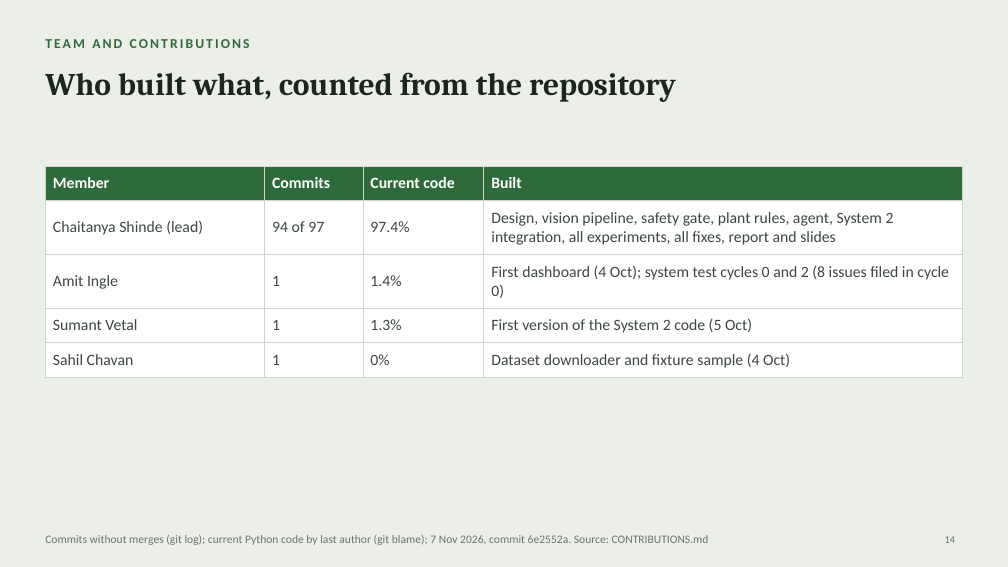
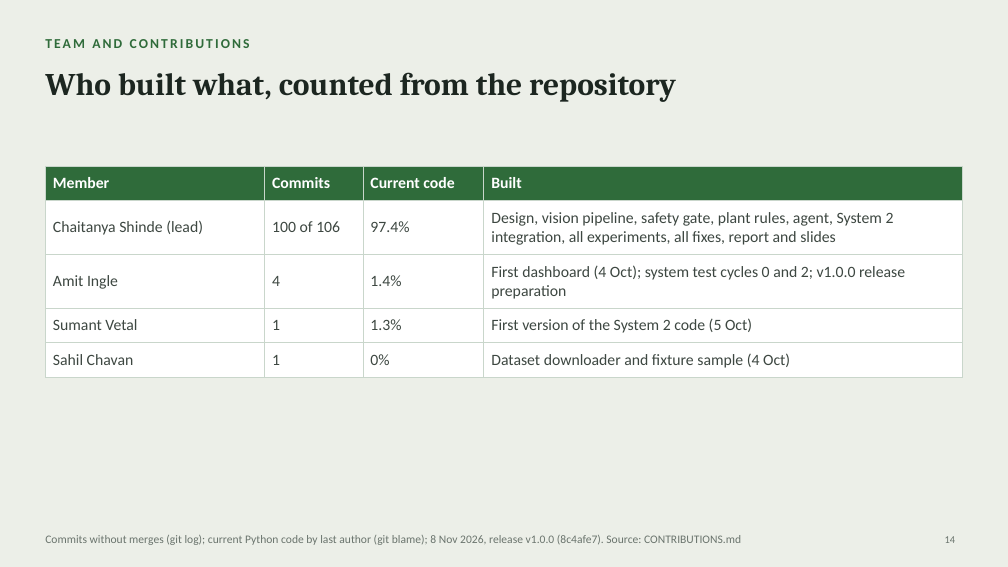
Before and after one commit to Chaitanya-666/agriAgent, a slide deck: slide 14 of docs/slides/AgriAgent_Final_Viva.pptx. Drawn at 1008x567 pixels with LibreOffice and Linux fonts; fonts in the diff are those of the drawing. Boxes give left, top, right and bottom in pixels: in the first picture for what was removed or moved away, otherwise in the second. Text is boxed around its words. In the diff, an @@ line names an element or a change of style, - is before the commit and + after.

Commit message:
docs: close the project after v1.0.0 (TC2 results and F30 in the report, final contribution count, slides and README; Amit's TC2 sheet and screenshots filed; package_release shows the commit of a tag)

```diff
--- a/docs/slides/AgriAgent_Final_Viva.pptx
+++ b/docs/slides/AgriAgent_Final_Viva.pptx
@@ table at box(45, 166, 963, 372) @@
-row 2, column 2: 94 of 97
+row 2, column 2: 100 of 106
-row 3, column 2: 1
+row 3, column 2: 4
-row 3, column 4: First dashboard (4 Oct); system test cycles 0 and 2 (8 issues filed in cycle 0)
+row 3, column 4: First dashboard (4 Oct); system test cycles 0 and 2; v1.0.0 release preparation
@@ text at box(45, 535, 741, 545): text changed @@
-Commits without merges (git log); current Python code by last author (git blame); 7 Nov 2026, commit 6e2552a. Source: CONTRIBUTIONS.md
+Commits without merges (git log); current Python code by last author (git blame); 8 Nov 2026, release v1.0.0 (8c4afe7). Source: CONTRIBUTIONS.md
```
Also in this commit, not shown: 1 other slide changed, 10 other files.
